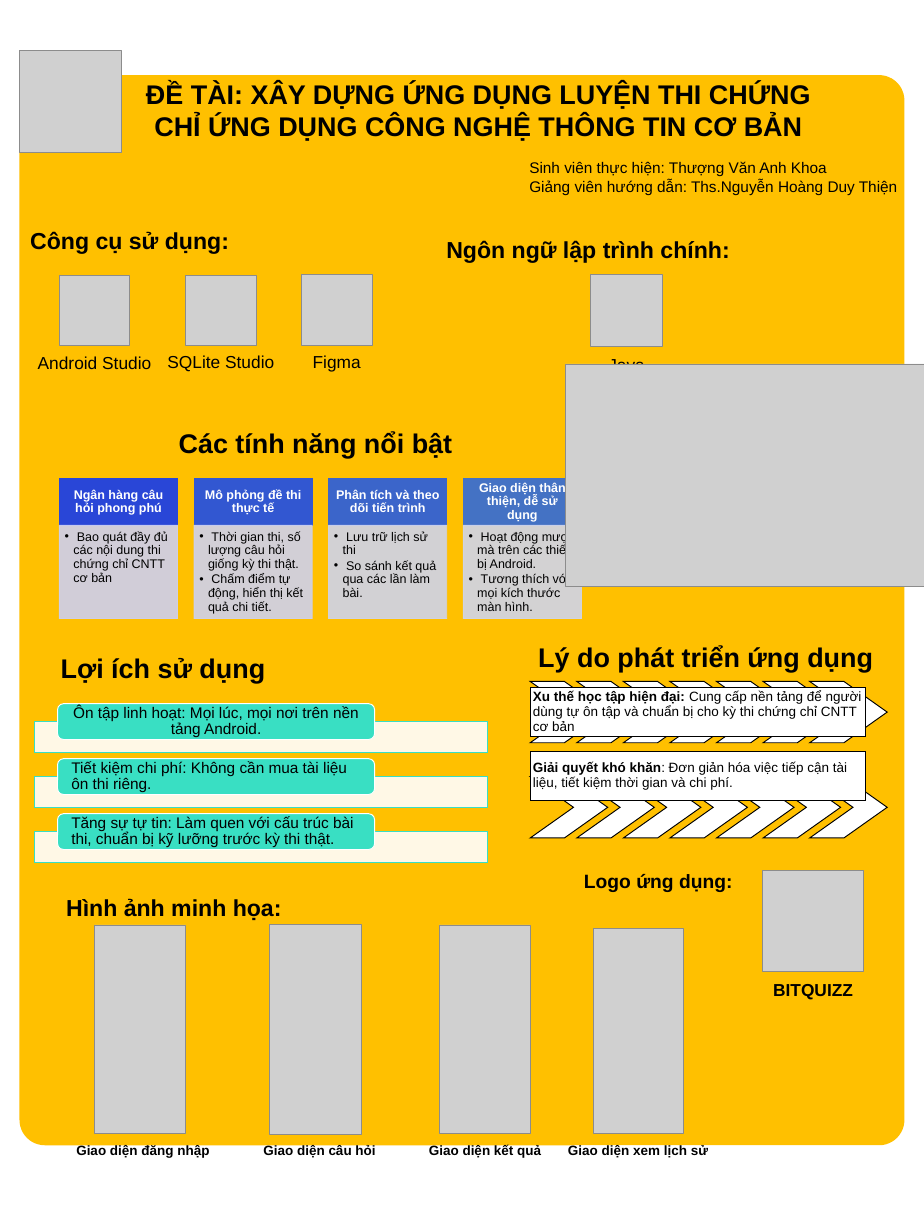
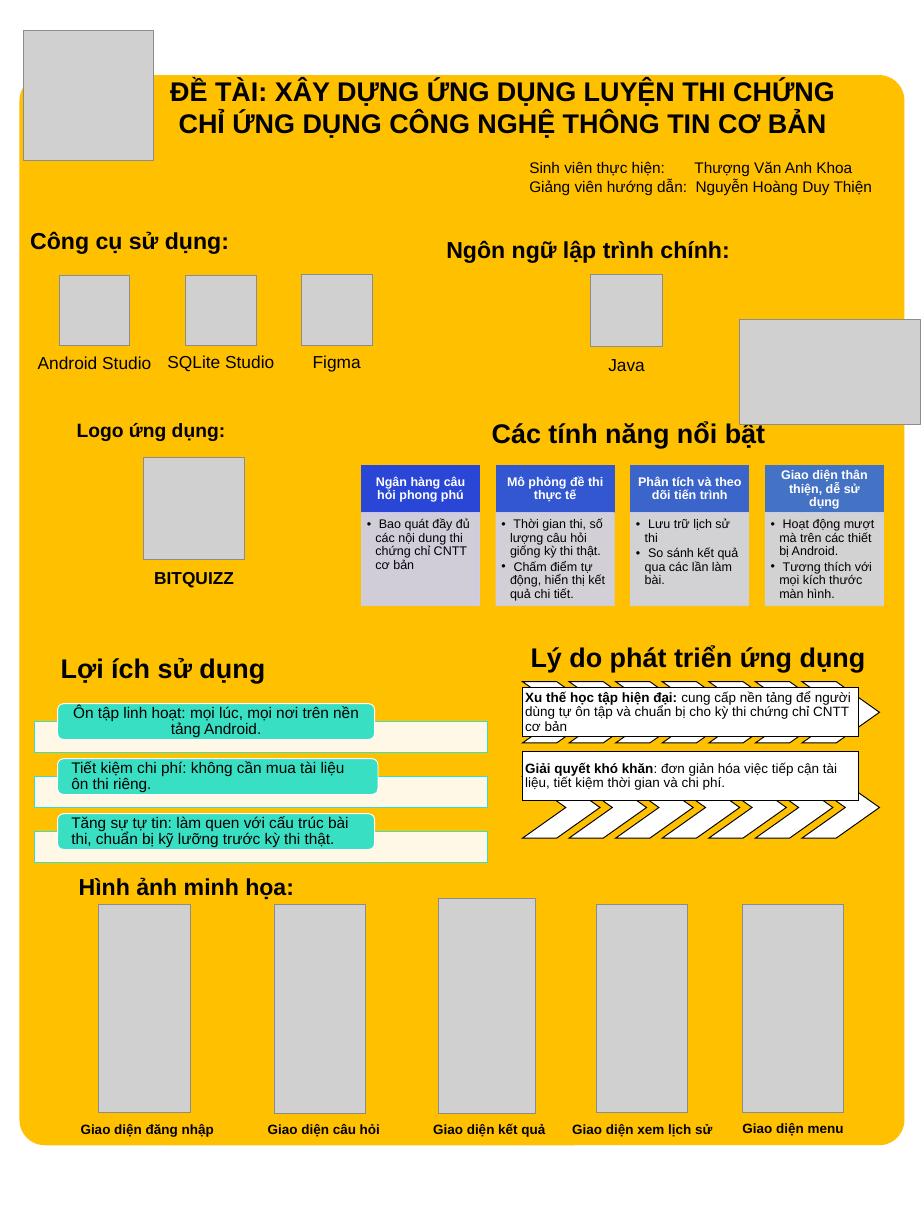
Before and after one commit to khoathuong203/cn-da21tta-thuongvananhkhoa-appluyenthi-androidstudio, a slide deck: slide 1 of thesis/ppt/poster.pptx. Drawn at 924x1232 pixels with LibreOffice and Linux fonts; fonts in the diff are those of the drawing; grey boxes stand for pictures. Boxes give left, top, right and bottom in pixels: in the first picture for what was removed or moved away, otherwise in the second. Text is boxed around its words. In the diff, an @@ line names an element or a change of style, - is before the commit and + after.

Commit message:
nop poster, hoan chinh bao cao

```diff
--- a/thesis/ppt/poster.pptx
+++ b/thesis/ppt/poster.pptx
@@ picture: place and size @@
-picture at [19, 50, 121, 152]
+picture at [24, 30, 154, 161]
@@ text "ĐỀ TÀI: XÂY DỰNG ỨNG ...": place and size @@
-text "ĐỀ TÀI: XÂY DỰNG ỨNG ..." at [146, 83, 811, 141]
+text "ĐỀ TÀI: XÂY DỰNG ỨNG ..." at [170, 80, 835, 138]
@@ text at [529, 179, 872, 195]: text changed @@
-Giảng viên hướng dẫn: Ths.Nguyễn Hoàng Duy Thiện
+Giảng viên hướng dẫn: Nguyễn Hoàng Duy Thiện
@@ picture: place and size @@
-picture at [566, 364, 924, 587]
+picture at [739, 320, 920, 424]
@@ text "Logo ứng dụng:": place and size @@
-text "Logo ứng dụng:" at [584, 874, 732, 892]
+text "Logo ứng dụng:" at [77, 423, 225, 441]
@@ text "Các tính năng nổi bật": place and size @@
-text "Các tính năng nổi bật" at [179, 432, 452, 458]
+text "Các tính năng nổi bật" at [492, 422, 765, 448]
@@ picture: place and size @@
-picture at [762, 871, 864, 972]
+picture at [143, 458, 245, 559]
@@ rectangle: place and size @@
-rectangle at [329, 478, 446, 525]
+rectangle at [362, 466, 480, 513]
@@ rectangle at [362, 466, 480, 513]: fill #3B65CA to #2946D7; outline #3B65CA 1 pt to #2946D7 1 pt @@
@@ rectangle: place and size @@
-rectangle at [464, 478, 582, 525]
+rectangle at [496, 466, 614, 513]
@@ rectangle at [496, 466, 614, 513]: fill #4472C4 to #3257D1; outline #4472C4 1 pt to #3257D1 1 pt @@
@@ group removed at [60, 478, 312, 618]: 4 rectangles @@
@@ rectangle: place and size @@
-rectangle at [329, 525, 446, 618]
+rectangle at [362, 513, 480, 606]
@@ rectangle at [362, 513, 480, 606]: fill #CED4EC at 90% opacity to #CDCFF0 at 90% opacity; outline #CED4EC 1 pt to #CDCFF0 1 pt @@
@@ rectangle: place and size @@
-rectangle at [464, 525, 582, 618]
+rectangle at [496, 513, 614, 606]
@@ rectangle at [496, 513, 614, 606]: fill #CFD5EA at 90% opacity to #CED2EE at 90% opacity; outline #CFD5EA 1 pt to #CED2EE 1 pt @@
@@ 8 texts: place and size @@
-8 texts at [73, 482, 572, 614]
+8 texts at [375, 469, 874, 601]
@@ group added at [631, 466, 883, 606]: 4 rectangles @@
@@ text "BITQUIZZ": place and size @@
-text "BITQUIZZ" at [773, 984, 853, 1000]
+text "BITQUIZZ" at [154, 572, 234, 587]
@@ 6 chevrons, 2 rectangles, 1 text: place and size @@
-6 chevrons, 2 rectangles, 1 text at [530, 646, 873, 839]
+6 chevrons, 2 rectangles, 1 text at [523, 646, 866, 839]
@@ 8 chevrons: place and size @@
-8 chevrons at [577, 681, 887, 839]
+8 chevrons at [569, 682, 880, 839]
@@ text at [73, 705, 359, 737]: text changed @@
-Ôn tập linh hoạt: Mọi lúc, mọi nơi trên nền tảng Android.
+Ôn tập linh hoạt: mọi lúc, mọi nơi trên nền tảng Android.
@@ text at [525, 691, 851, 731]: text changed @@
-Xu thế học tập hiện đại: Cung cấp nền tảng để người dùng tự ôn tập và chuẩn bị cho kỳ thi chứng chỉ CNTT cơ bản
+Xu thế học tập hiện đại: cung cấp nền tảng để người dùng tự ôn tập và chuẩn bị cho kỳ thi chứng chỉ CNTT cơ bản
@@ text at [71, 761, 345, 792]: text changed @@
-Tiết kiệm chi phí: Không cần mua tài liệu ôn thi riêng.
+Tiết kiệm chi phí: không cần mua tài liệu ôn thi riêng.
@@ text at [525, 762, 837, 790]: text changed @@
-Giải quyết khó khăn: Đơn giản hóa việc tiếp cận tài liệu, tiết kiệm thời gian và chi phí.
+Giải quyết khó khăn: đơn giản hóa việc tiếp cận tài liệu, tiết kiệm thời gian và chi phí.
@@ text at [71, 816, 349, 847]: text changed @@
-Tăng sự tự tin: Làm quen với cấu trúc bài thi, chuẩn bị kỹ lưỡng trước kỳ thi thật.
+Tăng sự tự tin: làm quen với cấu trúc bài thi, chuẩn bị kỹ lưỡng trước kỳ thi thật.
@@ text "Hình ảnh minh họa:": place and size @@
-text "Hình ảnh minh họa:" at [66, 898, 282, 920]
+text "Hình ảnh minh họa:" at [79, 877, 294, 899]
@@ picture: place and size @@
-picture at [439, 925, 530, 1134]
+picture at [438, 899, 536, 1114]
@@ picture: place and size @@
-picture at [594, 929, 683, 1134]
+picture at [597, 905, 688, 1113]
@@ picture added at [743, 905, 844, 1113] @@
@@ 4 texts, 2 pictures: place and size @@
-4 texts, 2 pictures at [76, 925, 708, 1158]
+4 texts, 2 pictures at [81, 905, 712, 1137]
@@ text added at [742, 1123, 844, 1136], 14 pt, text #000000, bold @@
+Giao diện menu
```
Also in this commit, not shown: 10 other files.
